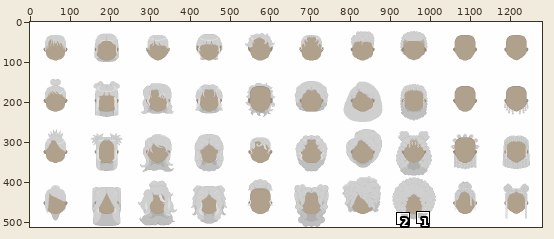
Pixel-art file: Assets/Images/Pepo_Hair.aseprite. The first picture is a wide view before the edit; the outline marks the close-up.
Close-up. Before:
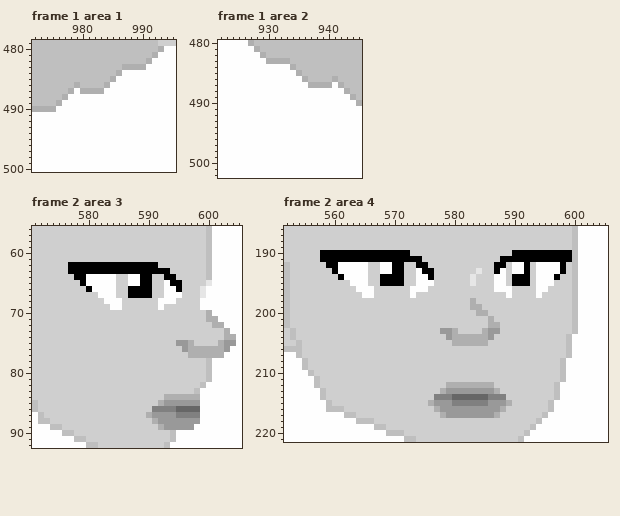
1280x512 pixels, 2 frames. Colours within 5 levels of each other are drawn and written as one. Shown: frame 1 area 1: x 972..995, y 479..500; frame 1 area 2: x 922..945, y 480..502; frame 2 area 3: x 571..605, y 56..92; frame 2 area 4: x 552..605, y 186..221. The commit also changed other frames or places, which this record leaves out.
After the commit:
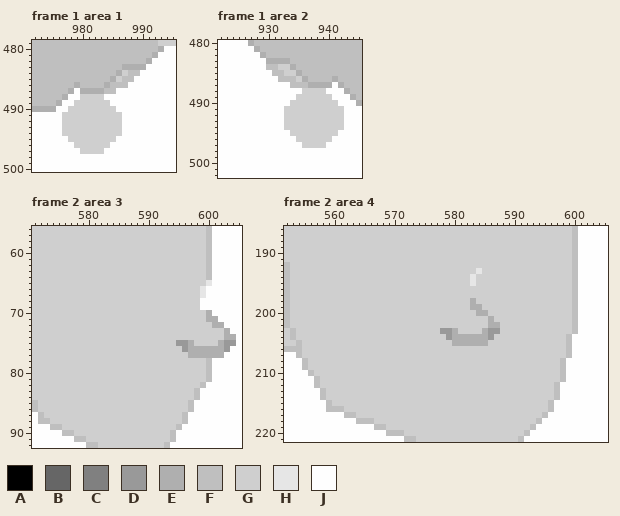
Palette (. is transparent): A #000000  B #666666  C #808080  D #999999  E #afafaf  F #bfbfbf  G #cfcfcf  H #e6e6e6  J #fefefe
Diff:
layer "Whiteout" added
layer "Layer 1" removed
Changed rows in their new state; - is an unchanged pixel.
Frame 1 area 1, layer "Up":
first column x 977:
484 ----------GFF
485 ---------GFF-
486 --------FFF--
487 -------FF----
488 ---GGGG------
489 --GGGGGG-----
490 -GGGGGGGG----
491 GGGGGGGGGG---
492 GGGGGGGGGG---
493 GGGGGGGGGG---
494 GGGGGGGGGG---
495 -GGGGGGGG----
496 --GGGGGG-----
497 ---GGGG------
Frame 1 area 2, layer "Up":
first column x 930:
484 FFGG---------
485 -FFGG--------
486 --FFFG-------
487 ----FFF------
488 ------GGGG---
489 -----GGGGGG--
490 ----GGGGGGGG-
491 ---GGGGGGGGGG
492 ---GGGGGGGGGG
493 ---GGGGGGGGGG
494 ---GGGGGGGGGG
495 ----GGGGGGGG-
496 -----GGGGGG--
497 ------GGGG---
Frame 2 area 3, layer "Fringe":
first column x 577:
62 GGGGGGGGGGGGGGG----
63 GGGGGGGGGGGGGGGGG--
64 -GGGGGGG--GGGG--GG-
65 --GGGGGG--GGGG--GGG
66 ---GGGGG--GGGG--GGG
67 -----GGG--GGGG--GGG
68 ------GGG------GGG-
69 -------GG------G---
first column x 590:
84 ---GGGGGF
85 --GGGGGFJ
86 -GGGGGGFJ
87 GGGGGGFJJ
88 -GGGGGFJJ
89 --GGGFJJ-
Frame 2 area 4, layer "Fringe":
first column x 558:
190 GGGGGGGGGGGGGGG-----------------GGGGGGGGGG
191 GGGGGGGGGGGGGGGGG-------------GGGGGGGGGGGG
192 -GGGGGGG--GGGG--GG-----------GG-GGG-GGGGG-
193 --GGGGGG--GGGG--GGG----------GG-GGG-GGGGG-
194 ---GGGGG--GGGG--GGG----------GG-GGG-GGGG--
195 -----GGG--GGGG--GGG----------GG-GGG-GGG---
196 ------GGG------GGG-----------GGG----GG----
197 -------GG------G---------------G----G-----
first column x 576:
212 ---GGGGGGGG---
213 --GGGGGGGGGG--
214 -GGGGGGGGGGGG-
215 GGGGGGGGGGGGGG
216 -GGGGGGGGGGGG-
217 --GGGGGGGGGG--
Changed places in both close-ups, as pixel boxes (x1, y1, x2, y2):
changed: (62, 70, 140, 154)
changed: (266, 64, 344, 148)
changed: (68, 262, 182, 310)
changed: (146, 394, 200, 430)
changed: (320, 250, 434, 298)
changed: (494, 250, 572, 298)
changed: (428, 382, 512, 418)
